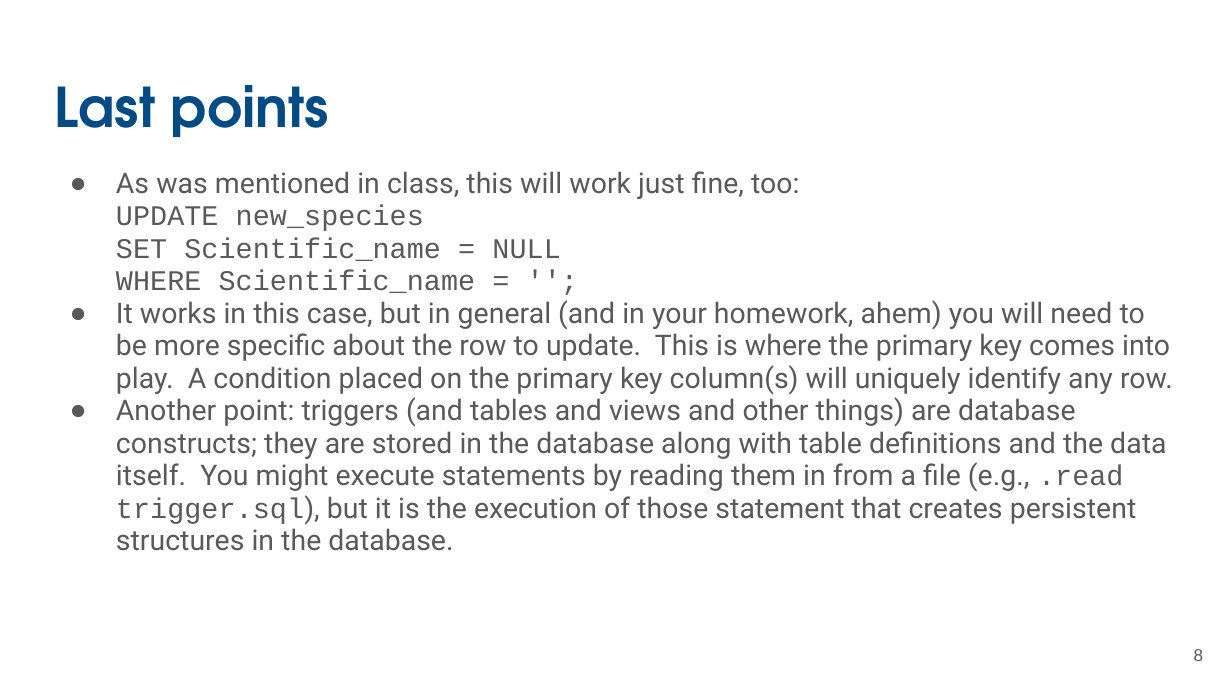
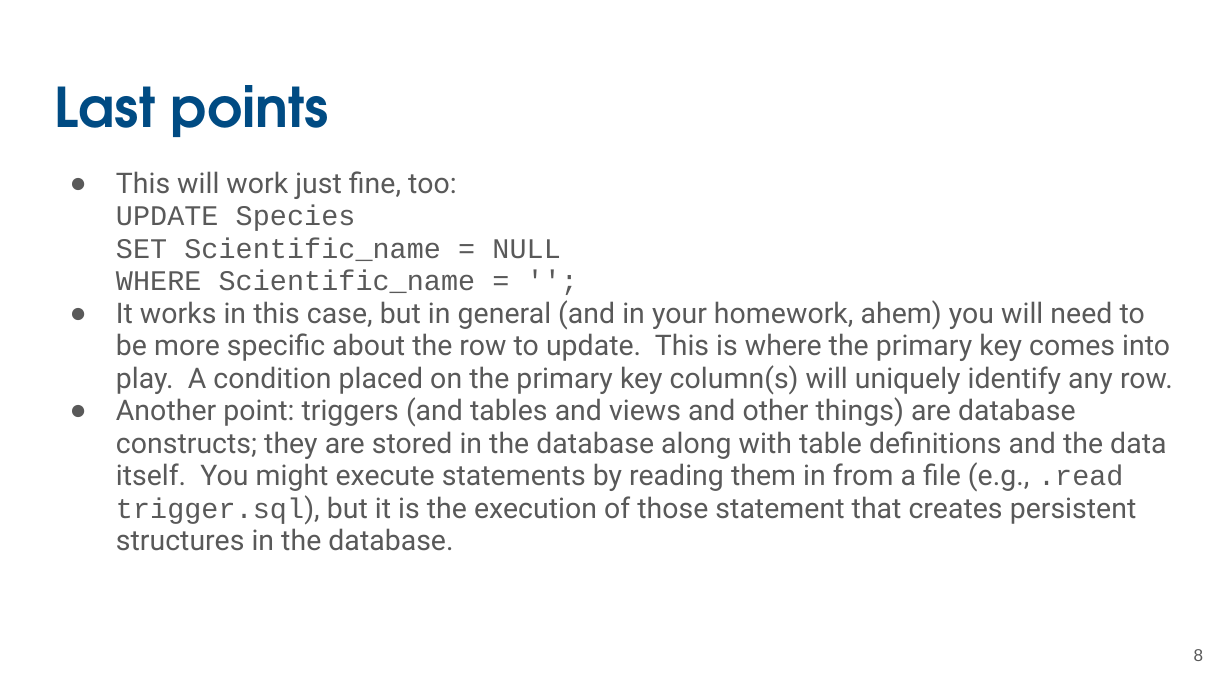
Before and after one commit to UCSB-Library-Research-Data-Services/bren-eds213, a slide deck: slide 8 of modules/week05/slides-05-triggers.pptx. Drawn at 1232x693 pixels with LibreOffice and Linux fonts; fonts in the diff are those of the drawing. Boxes give left, top, right and bottom in pixels: in the first picture for what was removed or moved away, otherwise in the second. Text is boxed around its words. In the diff, an @@ line names an element or a change of style, - is before the commit and + after.

```diff
--- a/modules/week05/slides-05-triggers.pptx
+++ b/modules/week05/slides-05-triggers.pptx
@@ text at box(116, 171, 560, 293): text changed @@
-● As was mentioned in class, this will work just fine, too:
-  UPDATE new_species
-  SET Scientific_name = NULL
-  WHERE Scientific_name = '';
+● This will work just fine, too:
+  UPDATE Species
+  SET Scientific_name = NULL
+  WHERE Scientific_name = '';
```
Also in this commit, not shown: 4 other slides changed.
